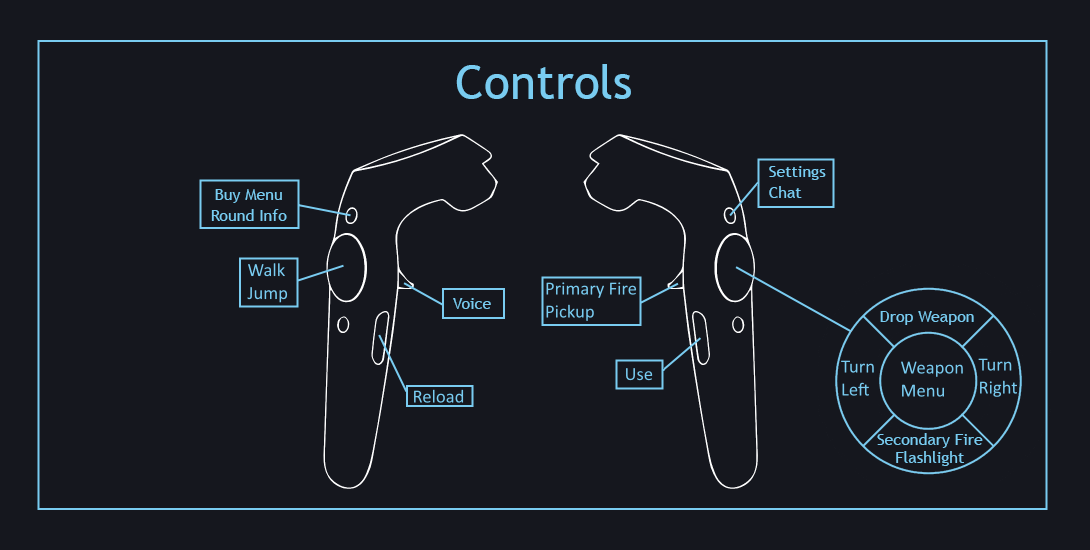
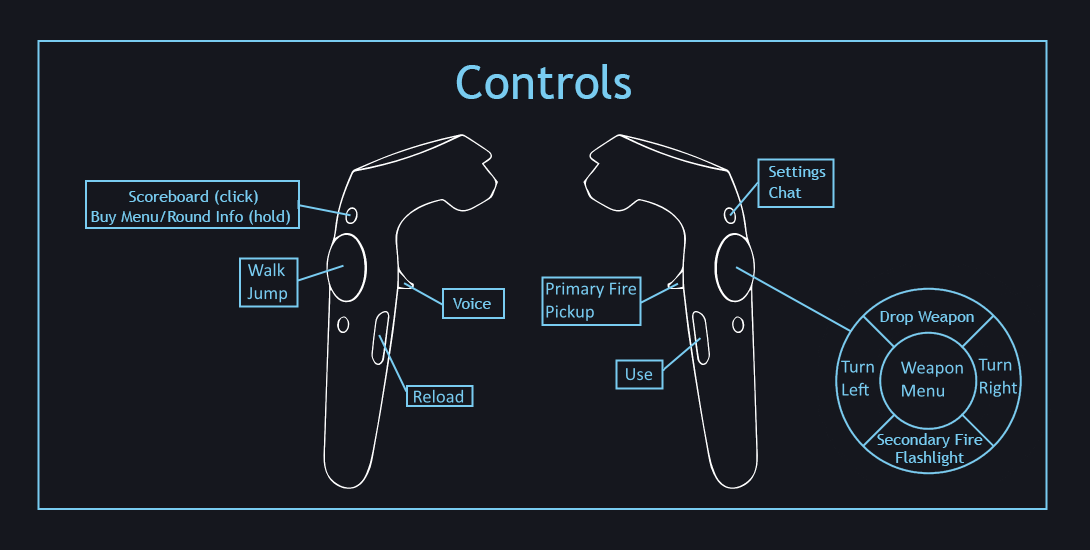
Layered file, before and after one edit (1090 × 550). Changes by layer:
renamed "Round end UI" to "scoreboard", painted on it over [129,190,287,221]
renamed "Buy Menu" to "buymenu", painted on it over [91,189,290,225]
added layer "click/hold rectangle" above "secondary/flashlight" over [85,180,300,229]
painted on "Layer 2" over [199,179,300,229]
